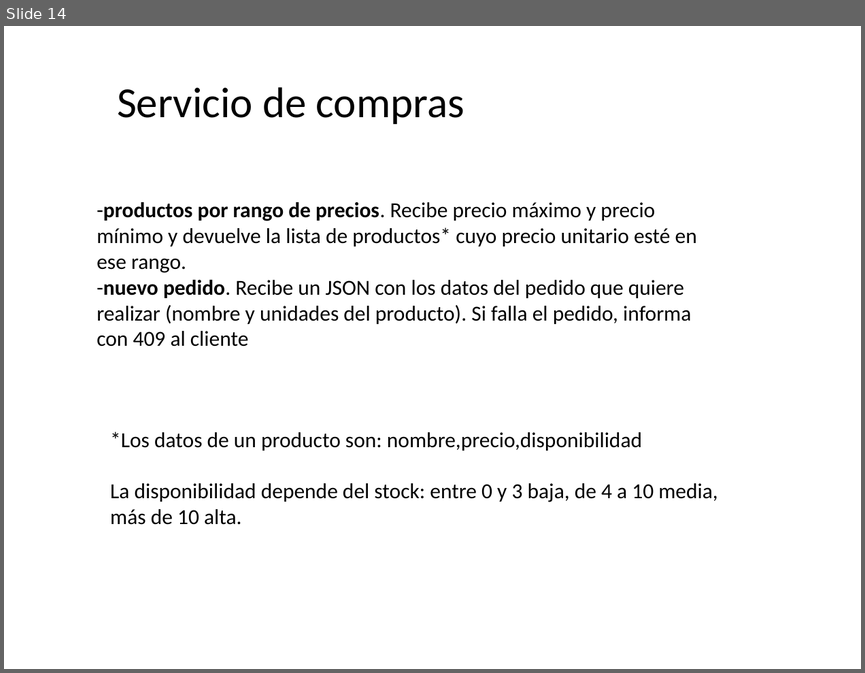
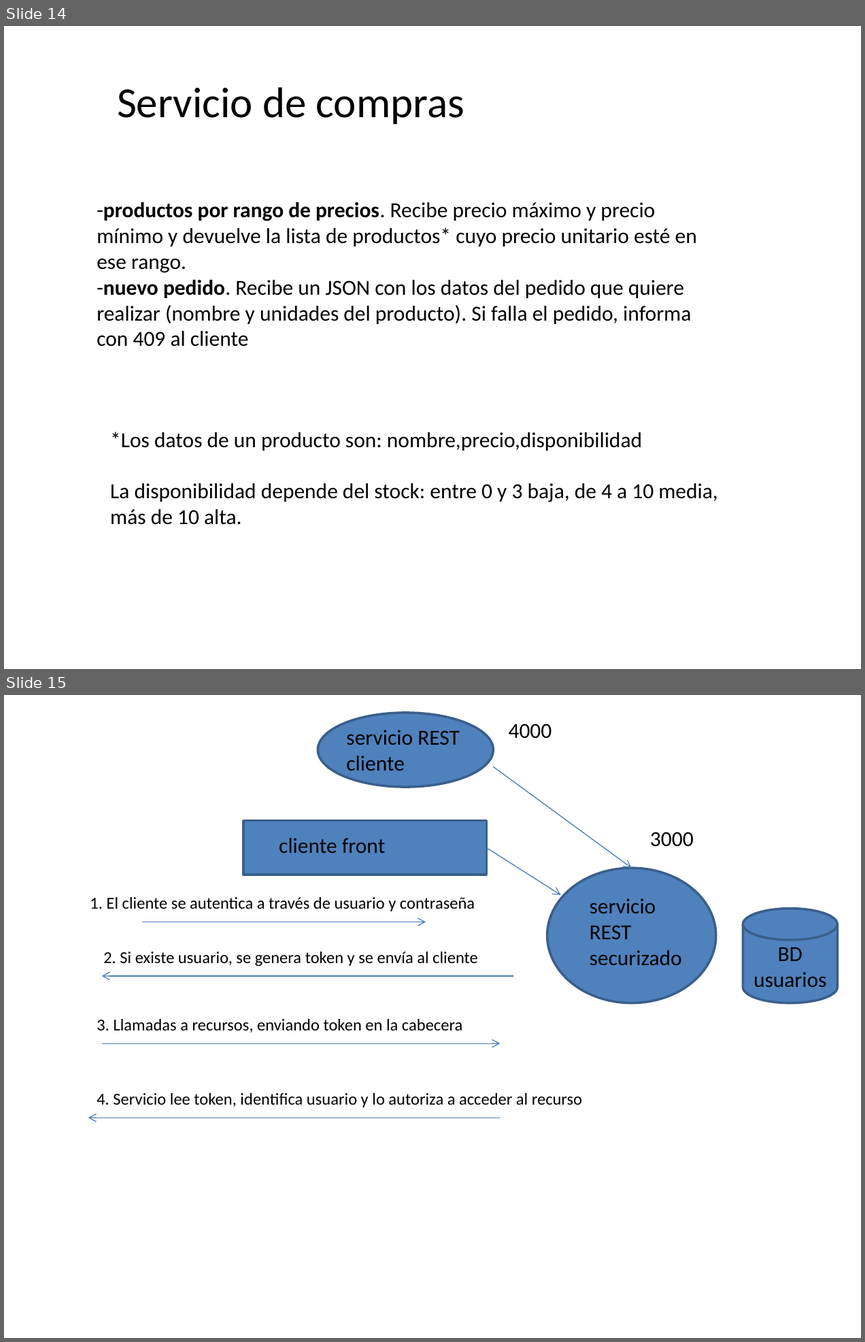
Before and after one commit to AinhoaAlonso/nestjs2025, a slide deck: pizarra.pptx. Shown one above the other, each under a label of ours: slide 14 before the commit, slides 14 and 15 after it. The pictures are 865x673 and 865x1342 pixels, drawn with LibreOffice and Linux fonts; fonts in the diff are those of the drawing. Boxes give left, top, right and bottom in pixels: in the first picture for what was removed or moved away, otherwise in the second. Text is boxed around its words. In the diff, an @@ line names an element or a change of style, - is before the commit and + after.

```diff
--- a/pizarra.pptx
+++ b/pizarra.pptx
@@ slide 15 added at [4, 695, 861, 1338], background #FFFFFF @@
@@ ellipse added at [317, 713, 493, 787], fill #4F81BD, outline #3A5F8C 2 pt @@
@@ text added at [346, 730, 460, 770], 18 pt, text #000000 @@
+servicio REST cliente
@@ text added at [509, 724, 552, 739], 18 pt, text #000000 @@
+4000
@@ arrow added from (493, 767) to (631, 868), #4B7EBC 0.75 pt @@
@@ rectangle added at [244, 821, 486, 875], fill #4F81BD, outline #3A5F8C 2 pt @@
@@ text added at [650, 832, 694, 847], 18 pt, text #000000 @@
+3000
@@ text added at [279, 838, 385, 853], 18 pt, text #000000 @@
+cliente front
@@ arrow added from (486, 847) to (561, 895), #4B7EBC 0.75 pt @@
@@ ellipse added at [547, 868, 716, 1002], fill #4F81BD, outline #3A5F8C 2 pt @@
@@ text added at [90, 897, 475, 911], 14 pt, text #000000 @@
+1. El cliente se autentica a través de usuario y contraseña
@@ text added at [589, 898, 682, 966], 18 pt, text #000000 @@
+servicio REST securizado
@@ cylinder added at [742, 909, 837, 1002], fill #4F81BD, outline #3A5F8C 2 pt @@
@@ arrow added from (142, 922) to (426, 922), #4B7EBC 0.75 pt @@
@@ text added at [103, 951, 478, 966], 14 pt, text #000000 @@
+2. Si existe usuario, se genera token y se envía al cliente
@@ text added at [753, 947, 827, 987], 18 pt, text #000000 @@
+BD usuarios
@@ arrow added from (513, 976) to (102, 976), #4B7EBC 0.75 pt @@
@@ text added at [96, 1019, 462, 1032], 14 pt, text #000000 @@
+3. Llamadas a recursos, enviando token en la cabecera
@@ arrow added from (102, 1043) to (500, 1043), #4B7EBC 0.75 pt @@
@@ text added at [96, 1093, 582, 1107], 14 pt, text #000000 @@
+4. Servicio lee token, identifica usuario y lo autoriza a acceder al recurso
@@ arrow added from (500, 1117) to (88, 1117), #4B7EBC 0.75 pt @@
```
Also in this commit, not shown: 1 other slide added, 2 other files.
